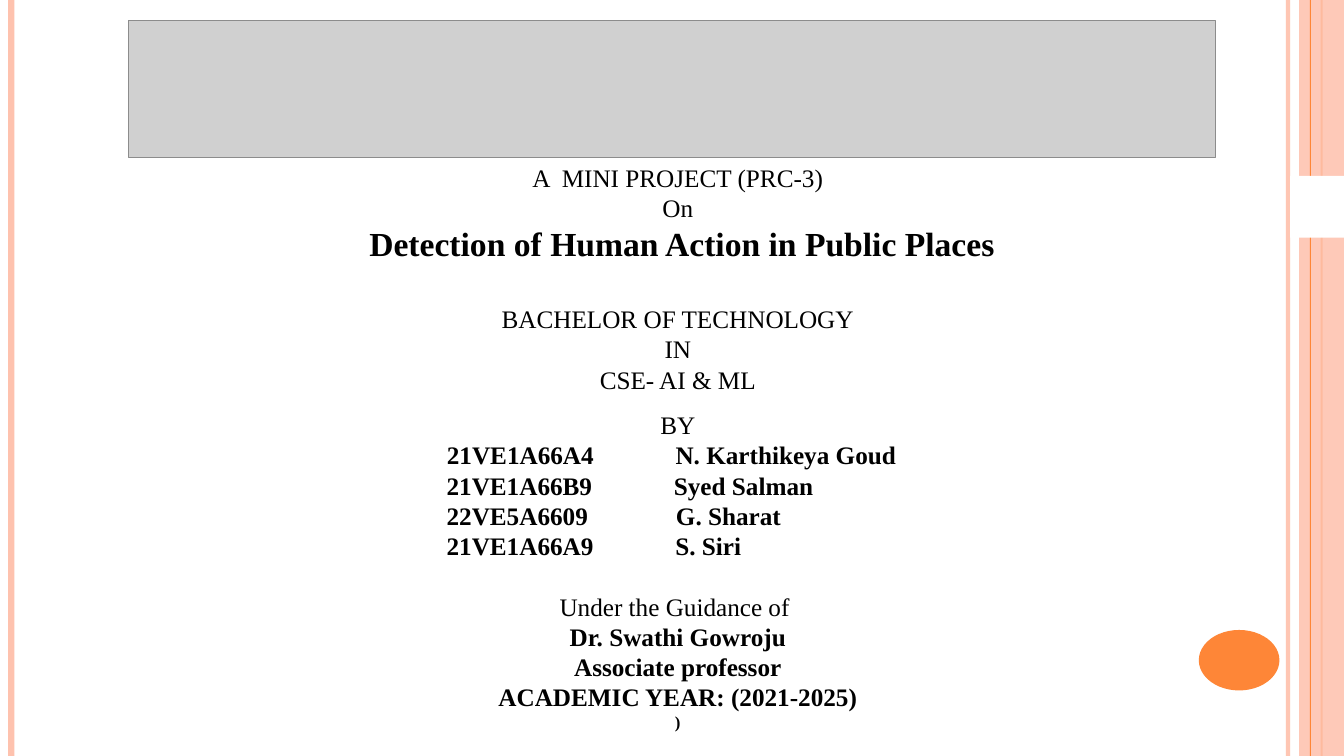
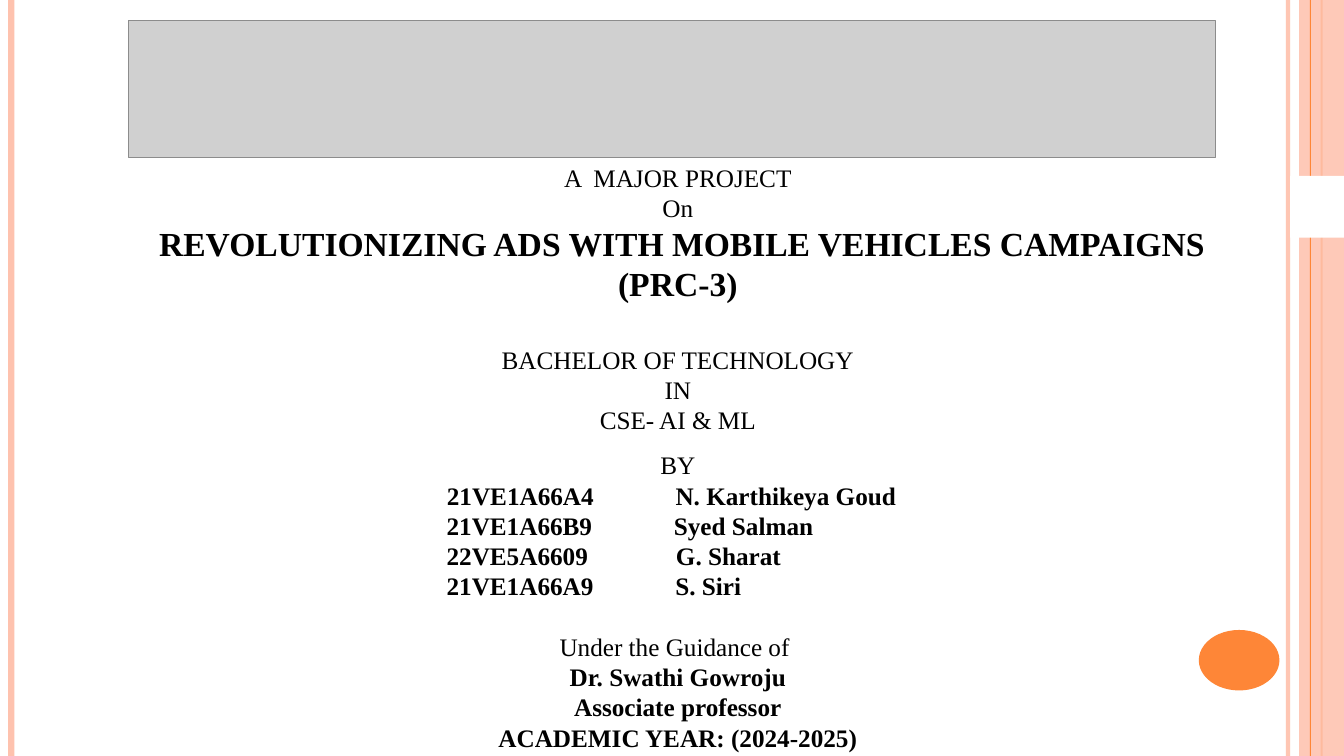
Before and after one commit to karthikeya-goud/Mini_project, a slide deck: slide 1 of B10 PRC 3.pptx. Drawn at 1344x756 pixels with LibreOffice and Linux fonts; fonts in the diff are those of the drawing; grey boxes stand for pictures. Boxes give left, top, right and bottom in pixels: in the first picture for what was removed or moved away, otherwise in the second. Text is boxed around its words. In the diff, an @@ line names an element or a change of style, - is before the commit and + after.

```diff
--- a/B10 PRC 3.pptx
+++ b/B10 PRC 3.pptx
@@ text at (564, 170, 791, 188): text changed @@
-A MINI PROJECT (PRC-3)
+A MAJOR PROJECT
@@ text at (159, 233, 1205, 303): text changed @@
-Detection of Human Action in Public Places
+REVOLUTIONIZING ADS WITH MOBILE VEHICLES CAMPAIGNS (PRC-3)
@@ text at (498, 729, 857, 752): text changed @@
-ACADEMIC YEAR: (2021-2025)
+ACADEMIC YEAR: (2024-2025)
```
Also in this commit, not shown: 15 other slides changed, 3 slides added, 6 slides removed.
